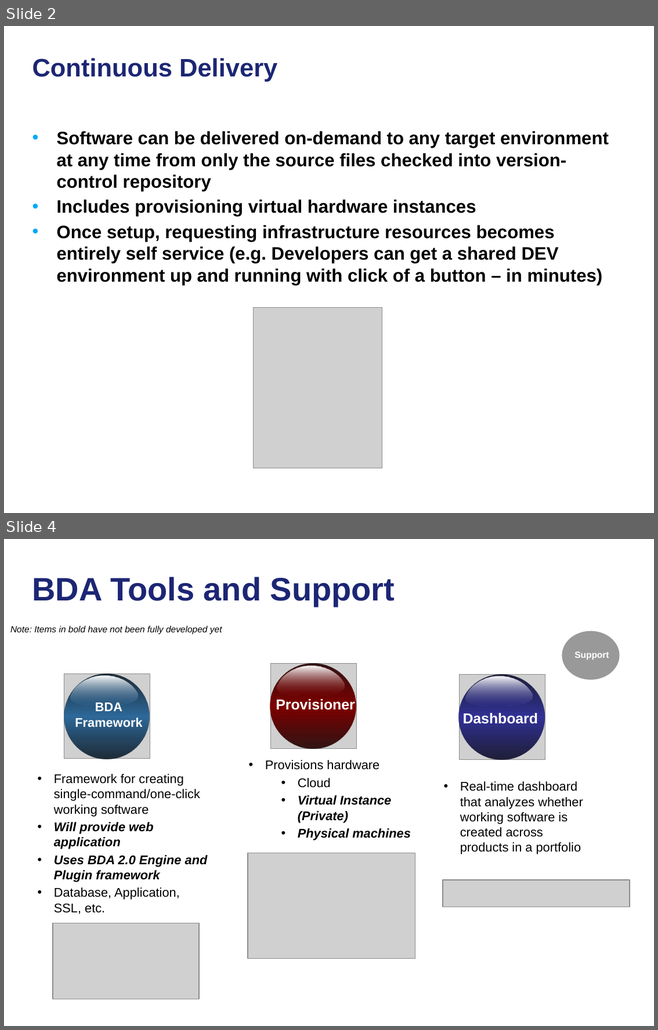
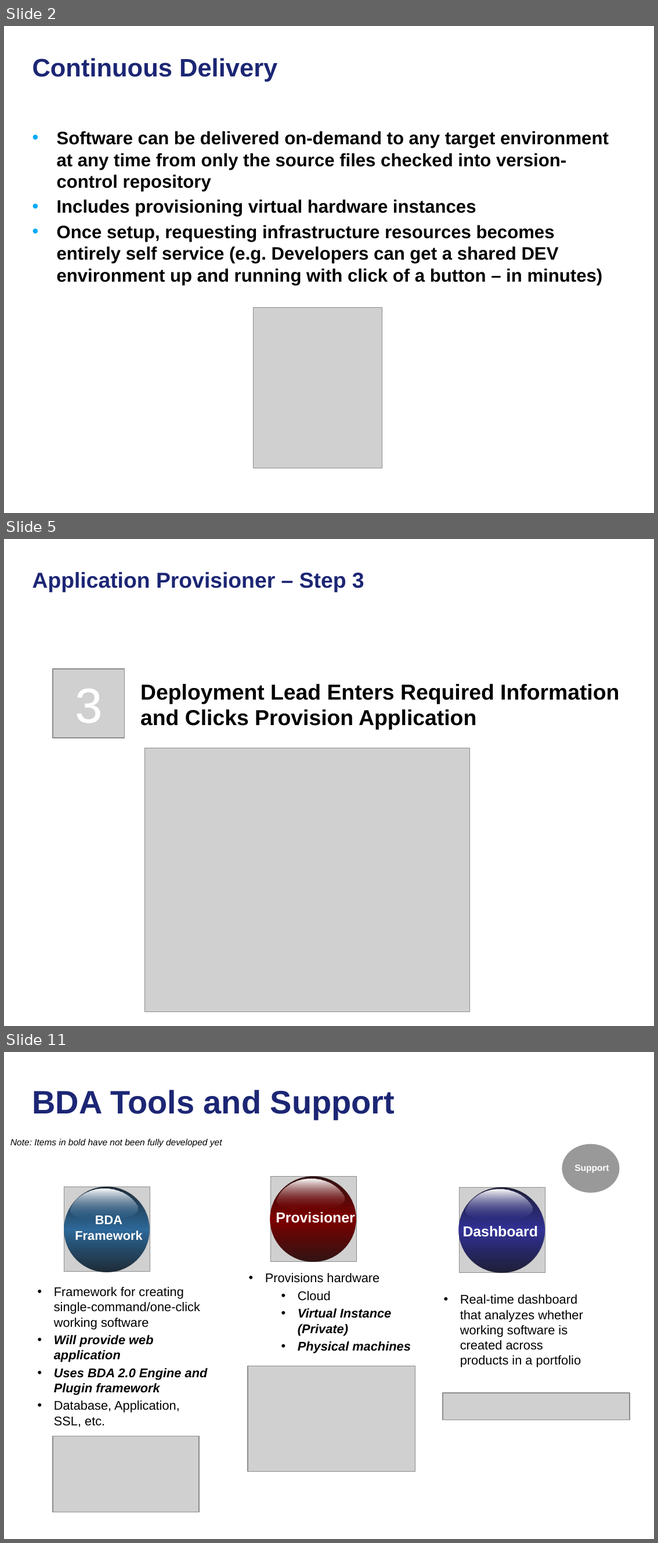
Before and after one commit to NCIP/automation, a slide deck: docs/continuous-delivery-caehr.pptx. Shown one above the other, each under a label of ours: slides 2 and 4 before the commit, slides 2, 5 and 11 after it; the slides between them are not shown. The pictures are 658x1030 and 658x1543 pixels, drawn with LibreOffice and Linux fonts; fonts in the diff are those of the drawing; grey boxes stand for pictures; background and template pictures are left out. Boxes give left, top, right and bottom in pixels: in the first picture for what was removed or moved away, otherwise in the second. Text is boxed around its words. In the diff, an @@ line names an element or a change of style, - is before the commit and + after.

```diff
--- a/docs/continuous-delivery-caehr.pptx
+++ b/docs/continuous-delivery-caehr.pptx
@@ slide 5 added at (4,539,654,1026), background picture (left out) @@
@@ title added at (32,572,364,592), 24 pt, text #1C2674, bold @@
+Application Provisioner – Step 3
@@ picture added at (53,669,124,738) @@
@@ text added at (75,689,102,723), 54 pt, text #FFFFFF @@
+3
@@ text added at (140,684,619,730), 24 pt, text #000000, bold @@
+Deployment Lead Enters Required Information and Clicks Provision Application
@@ picture added at (145,748,470,1012) @@
@@ what was slide 4 is now slide 11 @@
```
Also in this commit, not shown: 2 slides changed, 5 other slides added, 1 slide removed.
